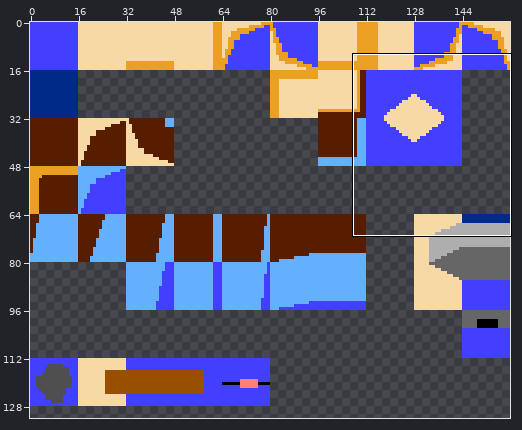
Edited in one commit: pixel-art file (art/16x_tileset.aseprite). Above, an overview of the earlier version with the close-up marked.
Close-up. Before the edit:
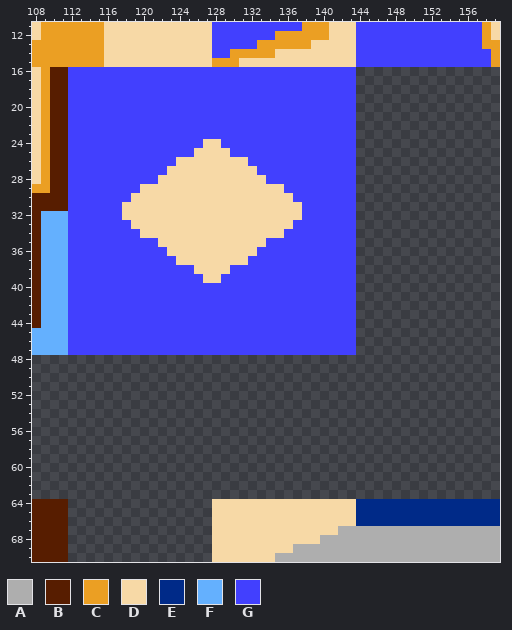
160x160 pixels, 1 frame. Shown: x 108..159, y 11..70. The wide view leaves out empty margins.
Palette (. is transparent): A #aeaeae  B #571d00  C #eb9f23  D #f7d9a6  E #002a88  F #64b0fe  G #4240fe
Pixels before (only the part around the change), first column x 108:
11 DCCCCCCCDDDDDDDDDDDDGGGGGGGGGGCCCDDDGGGGGGGGGGGGGGCD
12 DCCCCCCCDDDDDDDDDDDDGGGGGGGCCCCCCDDDGGGGGGGGGGGGGGCD
13 CCCCCCCCDDDDDDDDDDDDGGGGGCCCCCCDDDDDGGGGGGGGGGGGGGCC
14 CCCCCCCCDDDDDDDDDDDDGGCCCCCDDDDDDDDDGGGGGGGGGGGGGGGC
15 CCCCCCCCDDDDDDDDDDDDCCCDDDDDDDDDDDDDGGGGGGGGGGGGGGGC
16 DCBBGGGGGGGGGGGGGGGGGGGGGGGGGGGGGGGG................
17 DCBBGGGGGGGGGGGGGGGGGGGGGGGGGGGGGGGG................
18 DCBBGGGGGGGGGGGGGGGGGGGGGGGGGGGGGGGG................
19 DCBBGGGGGGGGGGGGGGGGGGGGGGGGGGGGGGGG................
20 DCBBGGGGGGGGGGGGGGGGGGGGGGGGGGGGGGGG................
21 DCBBGGGGGGGGGGGGGGGGGGGGGGGGGGGGGGGG................
22 DCBBGGGGGGGGGGGGGGGGGGGGGGGGGGGGGGGG................
23 DCBBGGGGGGGGGGGGGGGGGGGGGGGGGGGGGGGG................
24 DCBBGGGGGGGGGGGGGGGDDGGGGGGGGGGGGGGG................
25 DCBBGGGGGGGGGGGGGGDDDDGGGGGGGGGGGGGG................
26 DCBBGGGGGGGGGGGGDDDDDDDDGGGGGGGGGGGG................
27 DCBBGGGGGGGGGGGDDDDDDDDDDGGGGGGGGGGG................
28 DCBBGGGGGGGGGGDDDDDDDDDDDDGGGGGGGGGG................
29 CCBBGGGGGGGGDDDDDDDDDDDDDDDDGGGGGGGG................
30 BBBBGGGGGGGDDDDDDDDDDDDDDDDDDGGGGGGG................
31 BBBBGGGGGGDDDDDDDDDDDDDDDDDDDDGGGGGG................
32 BFFFGGGGGGDDDDDDDDDDDDDDDDDDDDGGGGGG................
33 BFFFGGGGGGGDDDDDDDDDDDDDDDDDDGGGGGGG................
34 BFFFGGGGGGGGDDDDDDDDDDDDDDDDGGGGGGGG................
35 BFFFGGGGGGGGGGDDDDDDDDDDDDGGGGGGGGGG................
36 BFFFGGGGGGGGGGGDDDDDDDDDDGGGGGGGGGGG................
37 BFFFGGGGGGGGGGGGDDDDDDDDGGGGGGGGGGGG................
38 BFFFGGGGGGGGGGGGGGDDDDGGGGGGGGGGGGGG................
39 BFFFGGGGGGGGGGGGGGGDDGGGGGGGGGGGGGGG................
40 BFFFGGGGGGGGGGGGGGGGGGGGGGGGGGGGGGGG................
41 BFFFGGGGGGGGGGGGGGGGGGGGGGGGGGGGGGGG................
42 BFFFGGGGGGGGGGGGGGGGGGGGGGGGGGGGGGGG................
43 BFFFGGGGGGGGGGGGGGGGGGGGGGGGGGGGGGGG................
44 BFFFGGGGGGGGGGGGGGGGGGGGGGGGGGGGGGGG................
45 FFFFGGGGGGGGGGGGGGGGGGGGGGGGGGGGGGGG................
46 FFFFGGGGGGGGGGGGGGGGGGGGGGGGGGGGGGGG................
47 FFFFGGGGGGGGGGGGGGGGGGGGGGGGGGGGGGGG................
48 ....................................................
49 ....................................................
50 ....................................................
51 ....................................................
52 ....................................................
53 ....................................................
54 ....................................................
55 ....................................................
56 ....................................................
57 ....................................................
58 ....................................................
59 ....................................................
60 ....................................................
61 ....................................................
62 ....................................................
63 ....................................................
64 BBBB................DDDDDDDDDDDDDDDDEEEEEEEEEEEEEEEE
65 BBBB................DDDDDDDDDDDDDDDDEEEEEEEEEEEEEEEE
66 BBBB................DDDDDDDDDDDDDDDDEEEEEEEEEEEEEEEE
And afterwards:
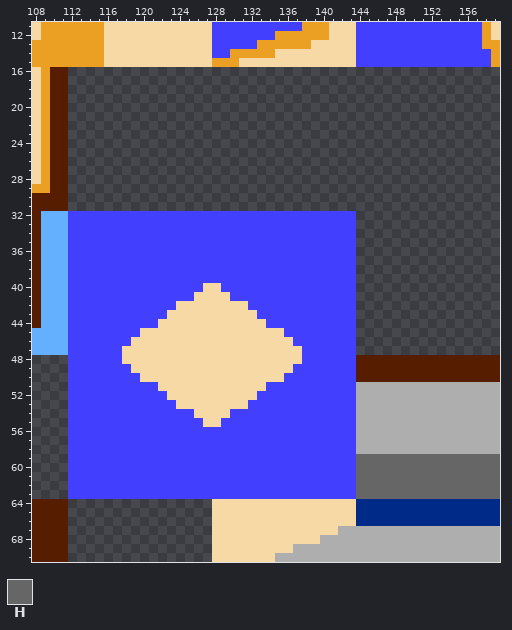
Colours new in this view: H #666666
Diff:
Changed rows in their new state; - is an unchanged pixel.
first column x 112:
16 ................................----------------
17 ................................----------------
18 ................................----------------
19 ................................----------------
20 ................................----------------
21 ................................----------------
22 ................................----------------
23 ................................----------------
24 ................................----------------
25 ................................----------------
26 ................................----------------
27 ................................----------------
28 ................................----------------
29 ................................----------------
30 ................................----------------
31 ................................----------------
32 ------GGGGGGGGGGGGGGGGGGGG----------------------
33 -------GGGGGGGGGGGGGGGGGG-----------------------
34 --------GGGGGGGGGGGGGGGG------------------------
35 ----------GGGGGGGGGGGG--------------------------
36 -----------GGGGGGGGGG---------------------------
37 ------------GGGGGGGG----------------------------
38 --------------GGGG------------------------------
39 ---------------GG-------------------------------
40 ---------------DD-------------------------------
41 --------------DDDD------------------------------
42 ------------DDDDDDDD----------------------------
43 -----------DDDDDDDDDD---------------------------
44 ----------DDDDDDDDDDDD--------------------------
45 --------DDDDDDDDDDDDDDDD------------------------
46 -------DDDDDDDDDDDDDDDDDD-----------------------
47 ------DDDDDDDDDDDDDDDDDDDD----------------------
48 GGGGGGDDDDDDDDDDDDDDDDDDDDGGGGGGBBBBBBBBBBBBBBBB
49 GGGGGGGDDDDDDDDDDDDDDDDDDGGGGGGGBBBBBBBBBBBBBBBB
50 GGGGGGGGDDDDDDDDDDDDDDDDGGGGGGGGBBBBBBBBBBBBBBBB
51 GGGGGGGGGGDDDDDDDDDDDDGGGGGGGGGGAAAAAAAAAAAAAAAA
52 GGGGGGGGGGGDDDDDDDDDDGGGGGGGGGGGAAAAAAAAAAAAAAAA
53 GGGGGGGGGGGGDDDDDDDDGGGGGGGGGGGGAAAAAAAAAAAAAAAA
54 GGGGGGGGGGGGGGDDDDGGGGGGGGGGGGGGAAAAAAAAAAAAAAAA
55 GGGGGGGGGGGGGGGDDGGGGGGGGGGGGGGGAAAAAAAAAAAAAAAA
56 GGGGGGGGGGGGGGGGGGGGGGGGGGGGGGGGAAAAAAAAAAAAAAAA
57 GGGGGGGGGGGGGGGGGGGGGGGGGGGGGGGGAAAAAAAAAAAAAAAA
58 GGGGGGGGGGGGGGGGGGGGGGGGGGGGGGGGAAAAAAAAAAAAAAAA
59 GGGGGGGGGGGGGGGGGGGGGGGGGGGGGGGGHHHHHHHHHHHHHHHH
60 GGGGGGGGGGGGGGGGGGGGGGGGGGGGGGGGHHHHHHHHHHHHHHHH
61 GGGGGGGGGGGGGGGGGGGGGGGGGGGGGGGGHHHHHHHHHHHHHHHH
62 GGGGGGGGGGGGGGGGGGGGGGGGGGGGGGGGHHHHHHHHHHHHHHHH
63 GGGGGGGGGGGGGGGGGGGGGGGGGGGGGGGGHHHHHHHHHHHHHHHH
Pixel boxes of the changes (left, top, right, bottom) in both close-ups:
changed: (68, 67, 500, 499)
